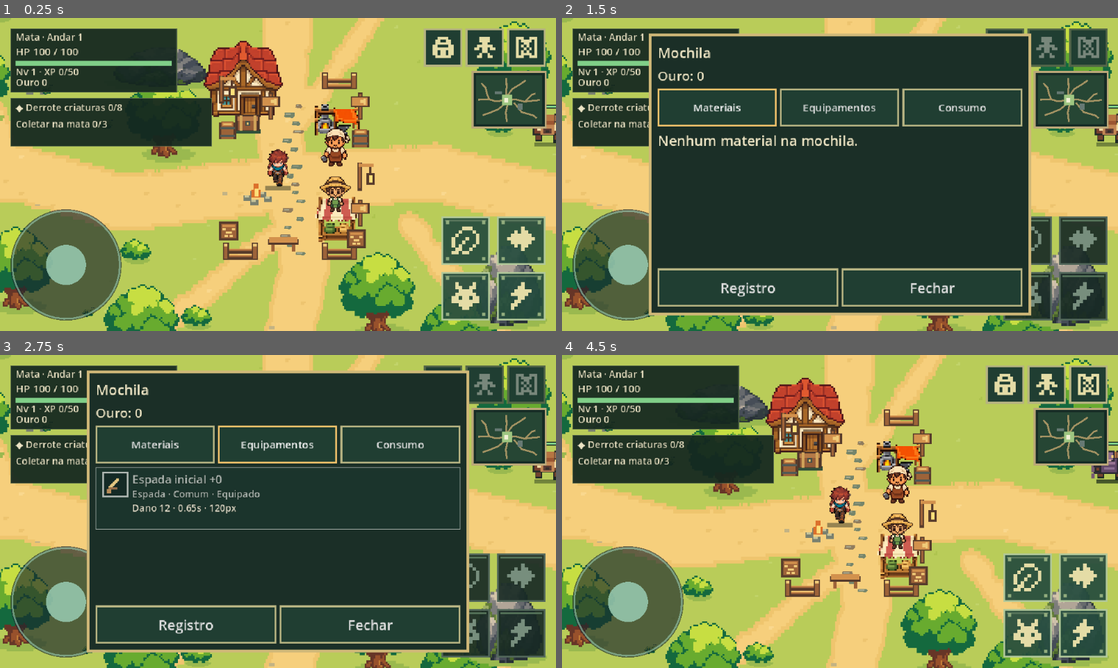
Above: before the commit, frames 1-4 (two rows, left to right).
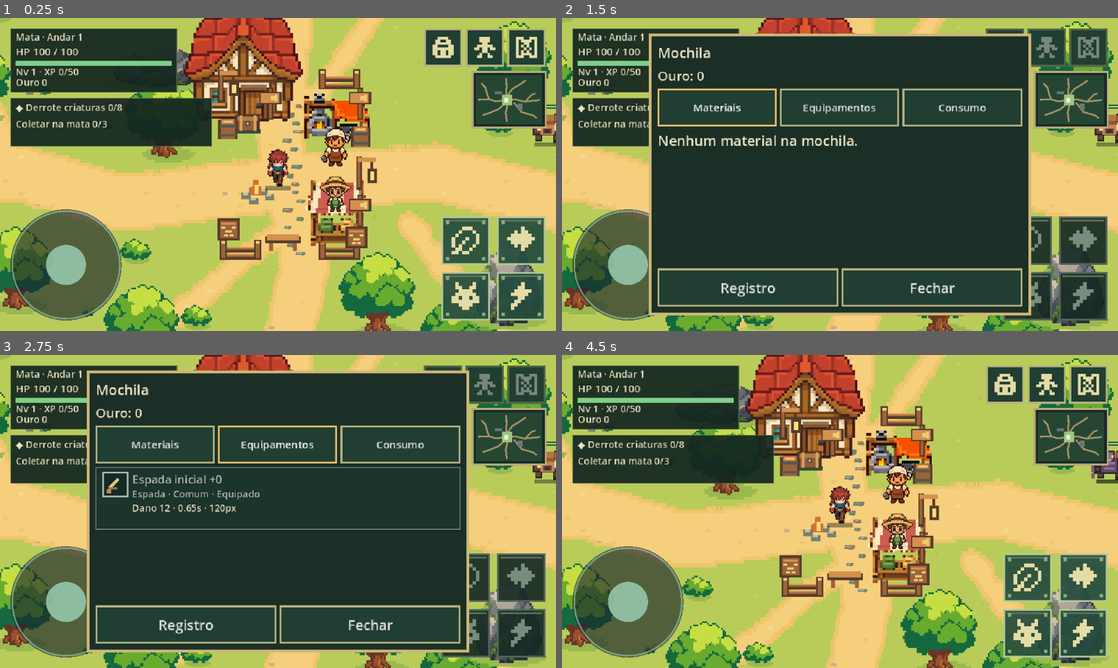
Above: after the commit, the same moments.

Repository: thiagohugo12-dotcom/arveon
Game: Godot game, scene res://scenes/main.tscn
Two runs of this game, one before a commit and one after it. Both use one fixed random seed, a clock stepped at 60 frames per second and the inputs below.
Inputs (mouse positions are in pixels of both pictures, inside the frame that each line leads up to):
- Up to frame 1 (0.25 s): no input
- Up to frame 2 (1.5 s): click (1006, 46) at 0.52 s; click "Materiais" at 1.25 s
- Up to frame 3 (2.75 s): click "Equipamentos" at 2 s
- Up to frame 4 (4.5 s): click "Consumo" at 2.75 s; click "Registro" at 3.5 s; click "Fechar" at 4.25 s

The runs differ from the first frame. In frame 1, 9.5% of the frame differs, in the area x 33-68%, y 0-78%; in frame 2, 0.8%; in frame 3, 0.8%; in frame 4, 9.5%.

Commit message:
feat: restore full scale to safe camp scenery

Diff:
--- a/scripts/presentation/floor_v2_view.gd
+++ b/scripts/presentation/floor_v2_view.gd
@@ -29,10 +29,13 @@
 func sprite(atlas: Texture2D, region: Rect2, at: Vector2) -> void:
 	layout.draw_texture_rect_region(atlas,Rect2(at-Vector2(region.size.x*0.5,region.size.y),region.size),region)
 
+func sprite_scaled(atlas: Texture2D, region: Rect2, at: Vector2, scale: float) -> void:
+	var size := region.size * scale
+	layout.draw_texture_rect_region(atlas,Rect2(at-Vector2(size.x*0.5,size.y),size),region)
+
 func prop(region: Rect2, at: Vector2, scale: float = 1.0) -> void:
-	# Props need a stronger silhouette than background vegetation on a phone screen.
-	var size := region.size * scale
-	layout.draw_texture_rect_region(PROPS,Rect2(at-Vector2(size.x*0.5,size.y),size),region)
+	# Props keep their intended physical size instead of being compressed into the hub.
+	sprite_scaled(PROPS,region,at,scale)
 
 func shadow(at: Vector2, width: float, height: float) -> void:
 	for i in range(6):
@@ -98,25 +101,25 @@
 	return positions
 
 func _camp() -> void:
-	# Compact buildings retain the established service anchors and footprints.
+	# The camp uses a full environmental scale; interaction points remain unchanged.
 	for n in range(18):
 		layout._draw_flagstone(Vector2(556+layout._hash(n,71)%21-10,369+n*10),n)
 	# The fence segments mark the hub without enclosing it or filling the scene.
 	for at in [Vector2(496,352),Vector2(610,352),Vector2(496,548),Vector2(610,548)]:
-		prop(FENCE_PROP,at,1.4)
-	# Draw replacements inside the original footprints, not new buildings.
-	layout.draw_texture_rect_region(CAMP,Rect2(452,288,96,96),CABIN)
-	sprite(CAMP,FORGE,SafeCamp.STATIONS["Ferreiro"]+Vector2(0,14))
-	sprite(CAMP,MARKET,SafeCamp.STATIONS["Vendedor"]+Vector2(0,14))
+		prop(FENCE_PROP,at,1.65)
+	# Buildings deliberately occupy a larger footprint, matching the world scale.
+	layout.draw_texture_rect_region(CAMP,Rect2(428,245,144,144),CABIN)
+	sprite_scaled(CAMP,FORGE,SafeCamp.STATIONS["Ferreiro"]+Vector2(0,18),1.45)
+	sprite_scaled(CAMP,MARKET,SafeCamp.STATIONS["Vendedor"]+Vector2(0,18),1.45)
 	layout._draw_chest(SafeCamp.STATIONS["Baú"])
 	# Service markers remain sparse, but are deliberately legible at gameplay scale.
 	for name: String in ["Baú","Ferreiro","Vendedor"]:
-		prop(SIGN_PROP,SafeCamp.STATIONS[name]+Vector2(28,-4),1.35)
+		prop(SIGN_PROP,SafeCamp.STATIONS[name]+Vector2(28,-4),1.6)
 	for point: Vector2 in [Vector2(480,411),Vector2(633,420)]:
-		prop(BARREL_PROP,point,1.3)
+		prop(BARREL_PROP,point,1.5)
 	for point: Vector2 in [Vector2(484,526),Vector2(631,535)]:
-		prop(CRATE_PROP,point,1.3)
+		prop(CRATE_PROP,point,1.5)
 	for point: Vector2 in [Vector2(479,374),Vector2(638,474)]:
-		prop(LANTERN_PROP,point,1.35)
-	prop(BENCH_PROP,Vector2(548,544),1.3)
-	prop(FIRE_PROP,Vector2(516,492),1.3)
+		prop(LANTERN_PROP,point,1.6)
+	prop(BENCH_PROP,Vector2(548,544),1.5)
+	prop(FIRE_PROP,Vector2(516,492),1.5)
